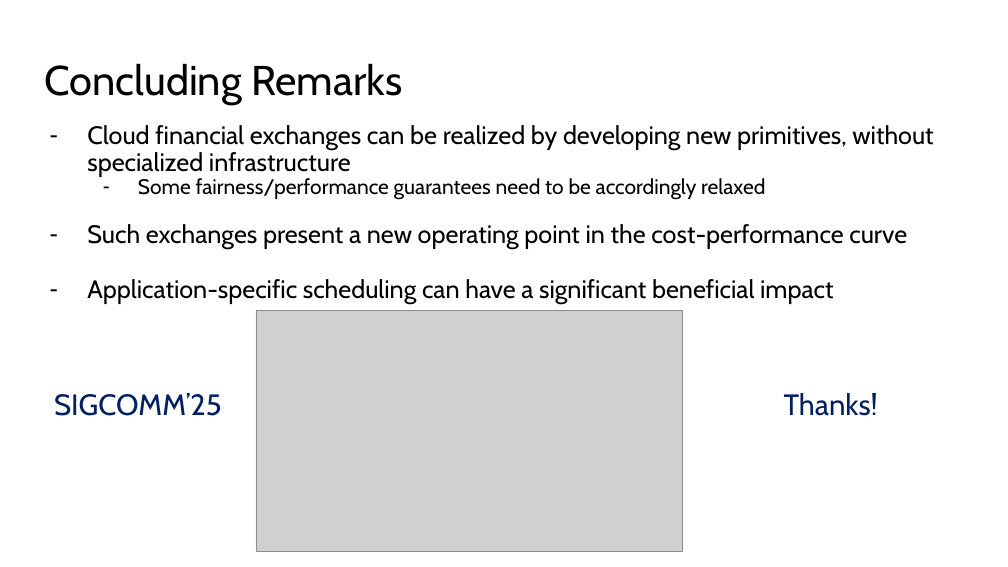
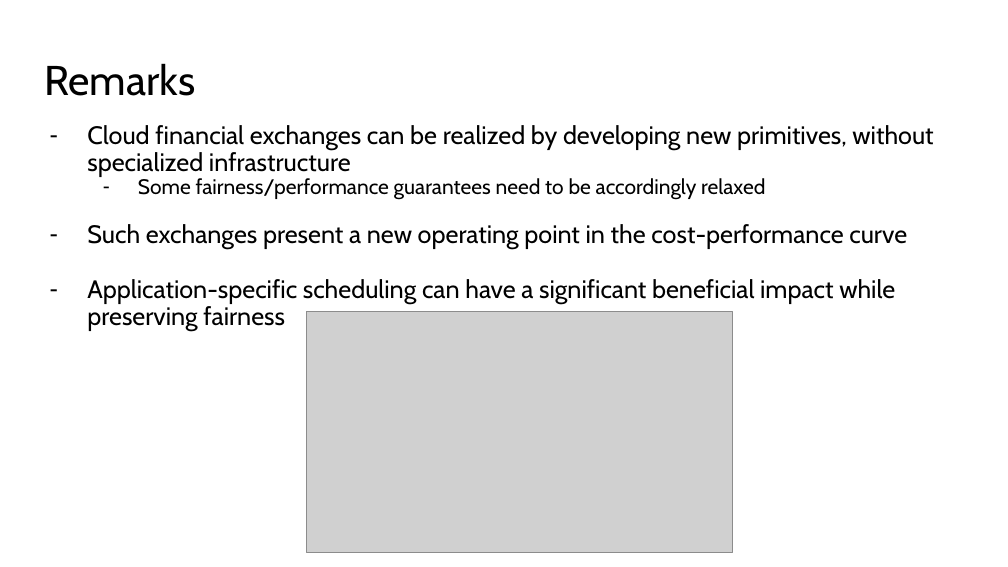
Before and after one commit to HaseebLUMS/Onyx-Presentation, a slide deck: slide 100 of thesis-latency-fairness.pptx (slide 99 before the commit). Drawn at 1008x567 pixels with LibreOffice and Linux fonts; fonts in the diff are those of the drawing; grey boxes stand for pictures. Boxes give left, top, right and bottom in pixels: in the first picture for what was removed or moved away, otherwise in the second. Text is boxed around its words. In the diff, an @@ line names an element or a change of style, - is before the commit and + after.

Commit message:
update presentation

```diff
--- a/thesis-latency-fairness.pptx
+++ b/thesis-latency-fairness.pptx
@@ title at [44,63,195,96]: text changed @@
-Concluding Remarks
+Remarks
@@ text at [87,279,895,331]: text changed @@
-– Application-specific scheduling can have a significant beneficial impact
+– Application-specific scheduling can have a significant beneficial impact while preserving fairness
@@ picture: place and size @@
-picture at [256,311,683,552]
+picture at [307,312,734,553]
@@ text removed at [54,393,222,416] @@
-SIGCOMM’25
@@ text removed at [784,393,878,416] @@
-Thanks!
```
Also in this commit, not shown: 35 slides added, 1 other file.
